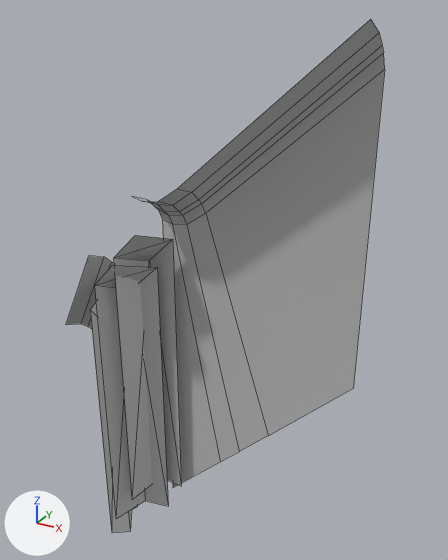
The FBX model Assets/Resources/Terrain Assets/SourceData/3DSlopeCrevasse.fbx, before and after one commit.
One viewpoint serves both versions: a 50 mm camera at (40.0, -136.0, 2.0) aimed at (-43.0, 17.0, -74.0). Arrows for +X, +Y and +Z are at lower left; the lights stay in place. Mesh edges are drawn as thin lines. Where no turn or scale is listed for an object, it has been applied to the vertices.

Script lines for the objects in view, before the commit:
```python
me_mesh = bpy.data.meshes.new('Mesh')
me_mesh.from_pydata(...)  # 63 vertices, 43 faces; spans x -95.0..0.0, y -8.0..16.0, z -193.0..0.0
# faces by material slot: [25, 18]
me_mesh.materials.append(mat_pasted__lambert2)  # grey #bcbcbc
me_mesh.materials.append(mat_lambert1)  # grey #bcbcbc
ob_polysurface1 = bpy.data.objects.new('polySurface1', me_mesh)
ob_polysurface1.location = (0.0, 0.0, 0.0)
```
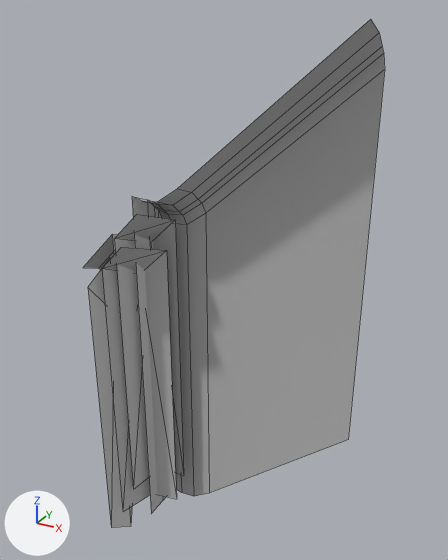
Boxes [x1, y1, x2, y2] around the edits, measured in the pictures (448 x 560 px; the box of a moved part takes in the faces that stretch with it):
'polySurface1', reshaped: before [66, 19, 385, 533]; after [83, 19, 385, 528]
part 1 of me_mesh, moved or reshaped: before [95, 265, 168, 519]; after [102, 247, 177, 511]
part 2 of me_mesh, moved or reshaped: before [114, 235, 181, 500]; after [115, 214, 184, 489]
part 3 of me_mesh, moved or reshaped: before [90, 302, 132, 533]; after [88, 258, 132, 528]
part 4 of me_mesh, added: after [83, 234, 117, 270]
part 5 of me_mesh, moved or reshaped: before [66, 69, 385, 509]; after [132, 69, 385, 514]

What changed in the scene script:
```text
Change me_mesh:
    used by ob_polysurface1; location = (0.0, 0.0, 0.0)
    remove me_mesh.from_pydata(...)  # 63 vertices, 43 faces; spans x -95.0..0.0, y -8.0..16.0, z -193.0..0.0
    remove me_mesh.materials.append(mat_pasted__lambert2)  # grey #bcbcbc
    add me_mesh.from_pydata(...)  # 71 vertices, 51 faces; spans x -85.0..0.0, y -10.0..16.0, z -169.0..0.0
    me_mesh part 1: the loose piece of 7 vertices spanning x -75.0..-62.0, y -8.0..8.0, z -165.0..-65.0 is moved by (5.0, -1.0, 7.0)
    me_mesh part 2: the loose piece of 7 vertices spanning x -70.0..-58.0, y -4.0..11.0, z -156.0..-56.0 is moved by (2.0, -1.0, 7.0)
    me_mesh part 3: the loose piece of 7 vertices spanning x -85.0..-77.0, y 0.0..15.0, z -181.0..-81.0 is moved by (7.0, -7.0, 12.0)
    me_mesh part 4: a new loose piece of 16 vertices spanning x -85.0..-72.0, y 0.0..15.0, z -167.0..-59.0, in mat_lambert1 (grey #bcbcbc)
    me_mesh part 5
    13 vertices are removed from x -95.0..-65.0, y 0.0..15.0, z -193.0..-68.0
    6 faces are deleted
    4 vertices move from x -44.0..0.0, y 15.0, z -143.0..-98.0 to x -61.0..0.0, y 15.0, z -164.0..-116.0
    5 vertices are added at (-65.0, 16.0, -163.0), (-65.0, 1.0, -164.0), (-65.0, 8.0, -164.0), (-65.0, 12.0, -164.0), (-65.0, 13.0, -164.0)
    5 new faces join them
```
